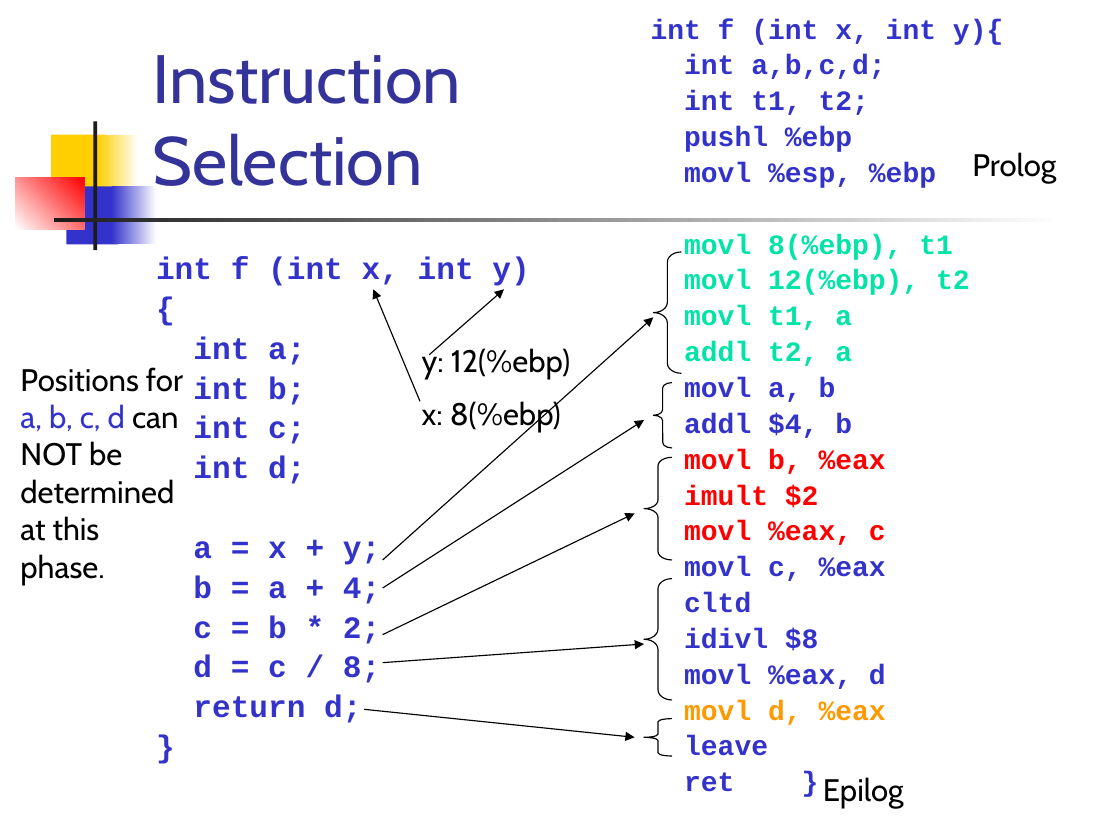
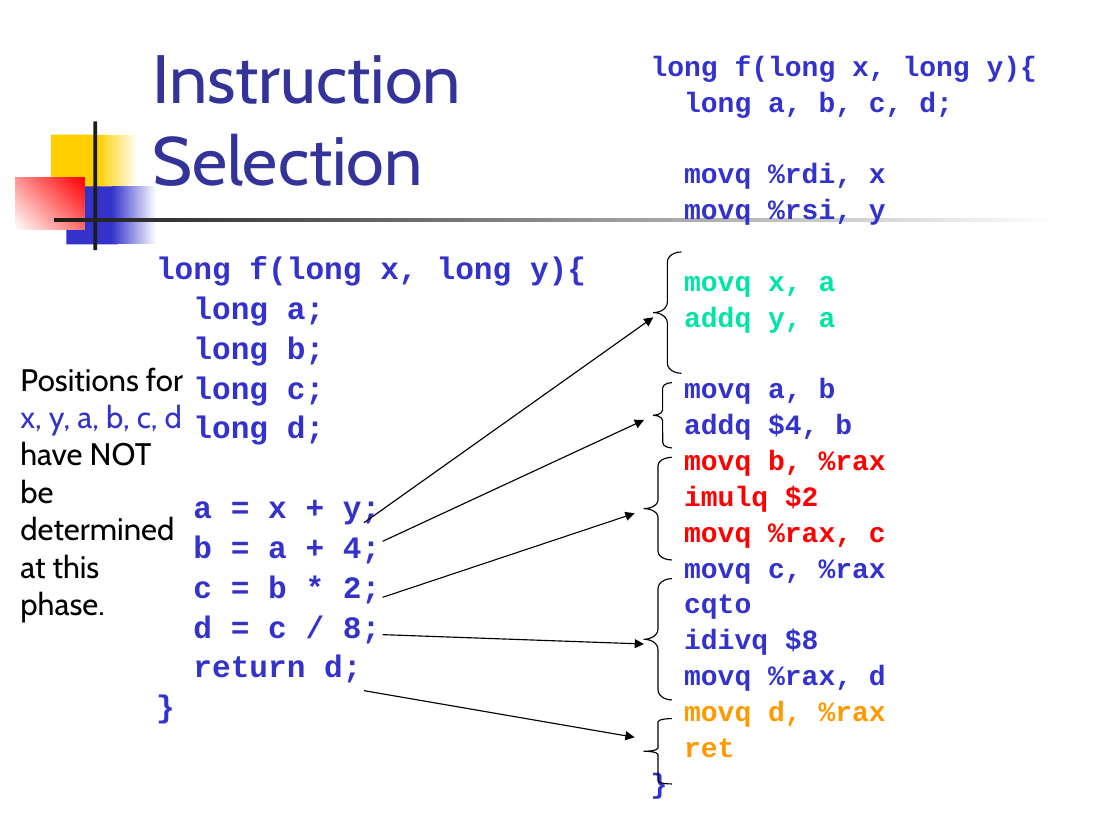
Before and after one commit to csslab-ustc/csslab-ustc.github.io, a slide deck: slide 4 of courses/compiler/slides/lec18-reg-alloc-gc.pptx. Drawn at 1120x840 pixels with LibreOffice and Linux fonts; fonts in the diff are those of the drawing. Boxes give left, top, right and bottom in pixels: in the first picture for what was removed or moved away, otherwise in the second. Text is boxed around its words. In the diff, an @@ line names an element or a change of style, - is before the commit and + after.

```diff
--- a/courses/compiler/slides/lec18-reg-alloc-gc.pptx
+++ b/courses/compiler/slides/lec18-reg-alloc-gc.pptx
@@ text at [651, 56, 1037, 726]: text changed @@
-int f (int x, int y){
-int a,b,c,d;
-int t1, t2;
-pushl %ebp
-movl %esp, %ebp
-movl 8(%ebp), t1
-movl 12(%ebp), t2
-movl t1, a
-addl t2, a
-movl a, b
-addl $4, b
-movl b, %eax
-imult $2
-movl %eax, c
-movl c, %eax
-cltd
-idivl $8
-movl %eax, d
-movl d, %eax
-leave
-ret }
+long f(long x, long y){
+long a, b, c, d;
+movq %rdi, x
+movq %rsi, y
+movq x, a
+addq y, a
+movq a, b
+addq $4, b
+movq b, %rax
+imulq $2
+movq %rax, c
+movq c, %rax
+cqto
+idivq $8
+movq %rax, d
+movq d, %rax
+ret
+}
@@ text removed at [972, 152, 1056, 184] @@
-Prolog
@@ text at [156, 257, 586, 445]: text changed @@
-int f (int x, int y)
-{
-int a;
-int b;
-int c;
-int d;
+long f(long x, long y){
+long a;
+long b;
+long c;
+long d;
@@ arrow removed from (420, 401) to (373, 289) @@
@@ arrow removed from (429, 355) to (504, 289) @@
@@ arrow moved from (383, 560) - (653, 317) to (364, 523) - (653, 317) @@
@@ text removed at [422, 346, 570, 432] @@
-y: 12(%ebp)
-x: 8(%ebp)
@@ text at [20, 367, 183, 622]: text changed @@
-Positions for a, b, c, d can NOT be determined at this phase.
+Positions for x, y, a, b, c, d have NOT be determined at this phase.
@@ arrow moved from (383, 588) - (644, 420) to (383, 541) - (644, 420) @@
@@ arrow moved from (383, 635) - (635, 513) to (383, 597) - (635, 513) @@
@@ arrow moved from (383, 663) - (644, 644) to (383, 635) - (644, 644) @@
@@ arrow moved from (364, 709) - (635, 737) to (364, 691) - (635, 737) @@
@@ left brace: place and size @@
-left brace at [644, 719, 672, 756]
+left brace at [644, 719, 672, 784]
@@ text removed at [823, 777, 904, 809] @@
-Epilog
```
Also in this commit, not shown: 53 other slides changed, 3 slides added, 1 slide removed, 8 other files.
